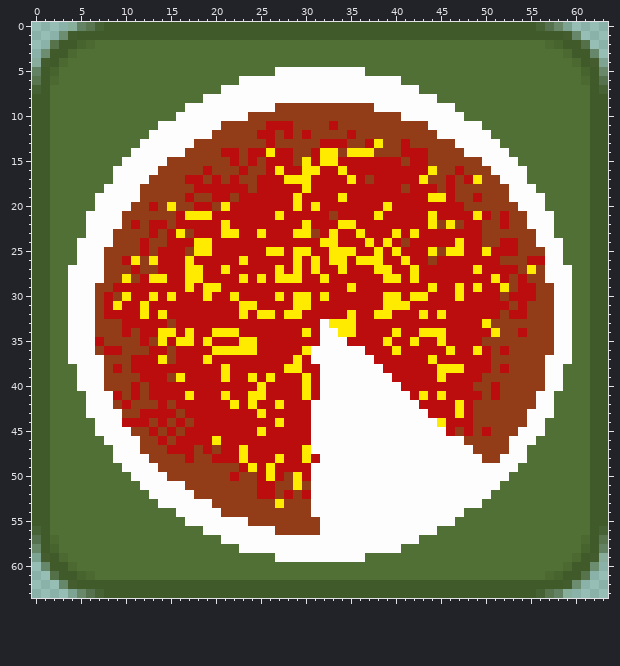
One commit to this pixel-art sprite: icon.png. This is how it looked before the edit.
The file is 64x64 pixels. Pixels under 10% opacity are left out. Colours within 5 levels of each other are drawn and written as one.
The result:
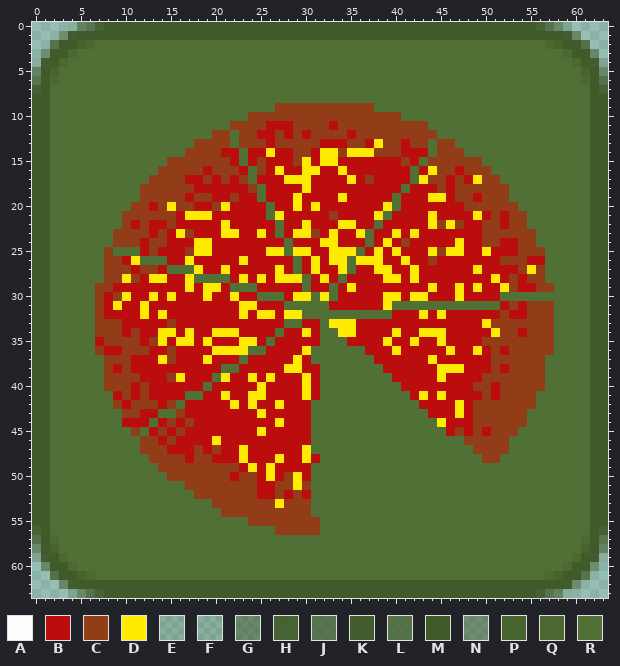
Palette (. is transparent): A #fdfdfd  B #bb0d0d  C #923d17  D #ffeb00  E #3f55242a  F #3e5b242a  G #41592889  H #405929e9  J #41592ab9  K #41592af7  L #415a29bf  M #415a2a  N #415b2a7e  P #47632e  Q #4c6932  R #517035
The edit:
Changed rows in their new state; - is an unchanged pixel.
first column x 4:
 5 -----------------------RRRRRRRRRR-----------------------
 6 -------------------RRRRRRRRRRRRRRRRRR-------------------
 7 -----------------RRRRRRRRRRRRRRRRRRRRRR-----------------
 8 ---------------RRRRRRRRRRRRRRRRRRRRRRRRRR---------------
 9 -------------RRRRRRRRRR-----------RRRRRRRRR-------------
10 ------------RRRRRRRR-----------------RRRRRRR------------
11 ----------RRRRRRRR----------------------RRRRRR----------
12 ---------RRRRRRR--R----------------------RRRRRR---------
13 --------RRRRRR----R---------------------R--RRRRR--------
14 -------RRRRRR------R--------------------R---RRRRR-------
15 ------RRRRR--------R-------------------R------RRRR------
16 -----RRRRR----------R-----------------R--------RRRR-----
17 -----RRRR-----------R-----------------R---------RRR-----
18 ----RRRR-------------R---------------R-----------RRR----
19 ---RRRRR-------------R--------------R------------RRRR---
20 ---RRRR---------------R-------------R-------------RRR---
21 --RRRR----------------R------------R---------------RRR--
22 --RRRR-----------------R----------R----------------RRR--
23 --RRR------------------R---------R------------------RR--
24 -RRRR-------------------R--------R------------------RRR-
25 -RRR-RRR----------------R-------R--------------------RR-
26 -RRR----RRR--------------R-----R---------------------RR-
27 RRRR-------RRR-----------R-----R---------------------RRR
28 RRRR----------RRRR--------R---R----------------------RRR
29 RRR---------------RRR-----R--R------------------------RR
30 RRR------------------RRR---R-R------------------RRRRRRRR
31 RRR---------------------RRRRR-------RRRRRRRRRRRR------RR
32 RRR-----------------------RRRRRRRRRR------------------RR
33 RRR---------------------RR--R-------------------------RR
34 RRR--------------------R----RR------------------------RR
35 RRR-------------------R-----RRR-----------------------RR
36 RRR-----------------RR-----RRRRRR---------------------RR
37 RRRR---------------R-------RRRRRRR-------------------RRR
38 -RRR-------------RR---------RRRRRRR------------------RR-
39 -RRR------------R-----------RRRRRRRR-----------------RR-
40 -RRR-----------R------------RRRRRRRRR----------------RR-
41 --RRR--------RR-------------RRRRRRRRRR--------------RR--
42 --RRR-------R--------------RRRRRRRRRRRR-------------RR--
43 --RRRR----RR---------------RRRRRRRRRRRRR-----------RRR--
44 ---RRR---R-----------------RRRRRRRRRRRRRR----------RR---
45 ---RRRR-R------------------RRRRRRRRRRRRRRR--------RRR---
46 ----RRRR-------------------RRRRRRRRRRRRRRRRR-----RRR----
47 -----RRR-------------------RRRRRRRRRRRRRRRRRR----RR-----
48 -----RRRR-------------------RRRRRRRRRRRRRRRRRR--RRR-----
49 ------RRRR-----------------RRRRRRRRRRRRRRRRRRRRRRR------
50 -------RRRR----------------RRRRRRRRRRRRRRRRRRRRRR-------
51 --------RRRRR--------------RRRRRRRRRRRRRRRRRRRRR--------
52 ---------RRRRR-------------RRRRRRRRRRRRRRRRRRRR---------
53 ----------RRRRRR-----------RRRRRRRRRRRRRRRRRRR----------
54 ------------RRRRR----------RRRRRRRRRRRRRRRRR------------
55 -------------RRRRRRR--------RRRRRRRRRRRRRRR-------------
56 ---------------RRRRRRRR-----RRRRRRRRRRRRR---------------
57 -----------------RRRRRRRRRRRRRRRRRRRRRR-----------------
58 -------------------RRRRRRRRRRRRRRRRRR-------------------
59 -----------------------RRRRRRRRRR-----------------------
